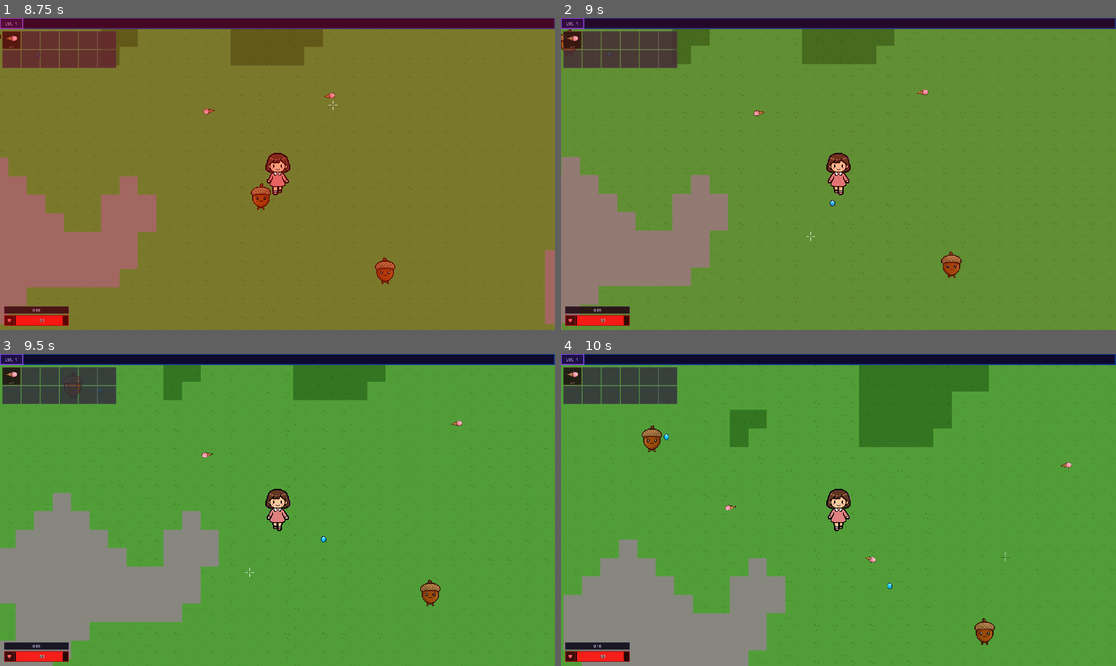
Above: before the commit, frames 1-4 (two rows, left to right).
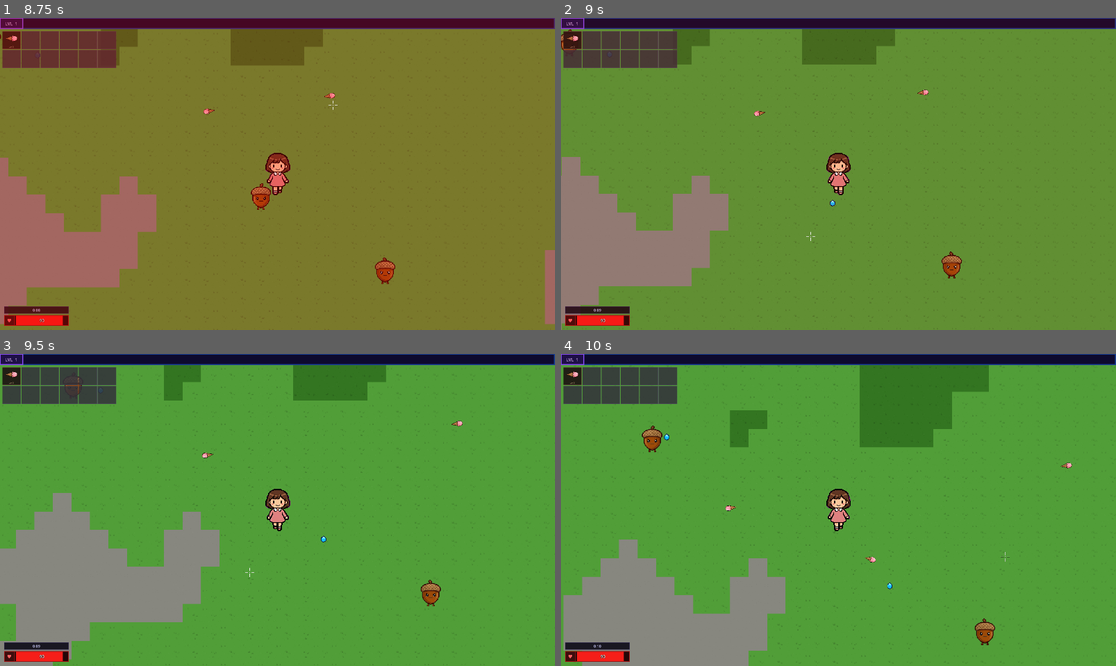
Above: after the commit, the same moments.

Repository: oguzhanaydiin/queendom-survivors
Game: Godot game, scene res://scenes/world/world.tscn
The game is run twice, just before and just after one commit, with the same random seed, the same clock (stepped at 60 frames per second) and the same inputs.
Inputs (mouse positions are in pixels of both pictures, inside the frame that each line leads up to):
- Up to frame 1 (8.75 s): tap Enter at 0.5 s; move the mouse to (399, 158) at 0.52 s; hold D (move_right) 0.53-1.28 s; move the mouse to (166, 189) at 1.27 s; hold S (move_down) 1.28-2.03 s; move the mouse to (333, 105) at 2.02 s; hold D (move_right) 2.03-2.78 s; move the mouse to (249, 236) at 2.77 s; hold W (move_up) 2.78-3.53 s; move the mouse to (444, 220) at 3.52 s; hold A (move_left) 3.53-5.03 s; move the mouse to (111, 127) at 4.27 s; move the mouse to (305, 174) at 5.02 s; hold S (move_down) 5.03-5.78 s; move the mouse to (194, 96) at 5.77 s; hold D (move_right) 5.78-6.53 s; move the mouse to (399, 158) at 6.52 s; hold W (move_up) 6.53-7.28 s; move the mouse to (166, 189) at 7.27 s; hold D (move_right) 7.28-8.03 s; move the mouse to (333, 105) at 8.02 s; hold S (move_down) from 8.03 s (still down)
- Up to frame 2 (9 s): move the mouse to (810, 236) at 8.77 s; release S (move_down) at 8.78 s; hold A (move_left) from 8.78 s (still down)
- Up to frame 3 (9.5 s): keep holding A (move_left)
- Up to frame 4 (10 s): move the mouse to (1005, 556) at 9.52 s; release A (move_left) at 9.53 s; hold W (move_up) from 9.53 s (still down)

Frame 1 is identical in both runs. In frame 2, 0.3% of the frame differs, in the area x 0-99%, y 3-100%; in frame 3, 0.6%; in frame 4, 0.6%.

Commit message:
inital for chest

Diff:
--- a/project.godot
+++ b/project.godot
@@ -20,6 +20,13 @@
 window/size/viewport_width=1920
 window/size/viewport_height=1080
 
+[layer_names]
+
+2d_physics/layer_1="player"
+2d_physics/layer_2="enemies"
+2d_physics/layer_3="weapons"
+2d_physics/layer_4="chests"
+
 [physics]
 
 3d/physics_engine="Jolt Physics"
--- a/scenes/characters/player/player.gd
+++ b/scenes/characters/player/player.gd
@@ -76,6 +76,7 @@
 var level: int = 1
 var damage_timer: float = 0.0
 var _dead: bool = false
+var _magnet_pulse_time: float = 0.0
 
 # Level-up queue so multiple XP events don't stack broken UI
 var _levelup_queue: int = 0
@@ -134,6 +135,9 @@
 		move_and_slide()
 		return
 
+	if _magnet_pulse_time > 0.0:
+		_magnet_pulse_time = maxf(0.0, _magnet_pulse_time - delta)
+
 	if damage_timer > 0:
 		damage_timer -= delta
 
@@ -189,6 +193,23 @@
 		shot.lifetime         = life
 		shot.damage           = damage
 		get_tree().current_scene.add_child(shot)
+
+func get_effective_gem_attract_radius() -> float:
+	return gem_attract_radius + (720.0 if _magnet_pulse_time > 0.0 else 0.0)
+
+
+func apply_magnet_pulse(duration_sec: float) -> void:
+	if _dead or duration_sec <= 0.0:
+		return
+	_magnet_pulse_time = maxf(_magnet_pulse_time, duration_sec)
+
+
+func heal(amount: int) -> void:
+	if _dead or amount <= 0:
+		return
+	current_hp = mini(max_hp, current_hp + amount)
+	stats_changed.emit(current_hp, max_hp, current_xp, xp_to_next_level, level)
+
 
 func take_damage(amount: int):
 	if damage_timer > 0 or _dead:
--- /dev/null
+++ b/scenes/chest/chest.gd
@@ -0,0 +1,55 @@
+extends StaticBody2D
+
+const _HEAL_SCRIPT := preload("res://scenes/pickups/heal_pickup.gd")
+const _MAGNET_SCRIPT := preload("res://scenes/pickups/magnet_pickup.gd")
+
+@export var stomp_radius: float = 52.0
+
+var _opened: bool = false
+
+
+func _ready() -> void:
+	add_to_group("chests")
+	collision_layer = 8
+	collision_mask = 0
+	z_index = 1
+
+
+func take_damage(_amount: float) -> void:
+	_open()
+
+
+func _physics_process(_delta: float) -> void:
+	if _opened:
+		return
+	var player := get_tree().get_first_node_in_group("player") as Node2D
+	if player and global_position.distance_to(player.global_position) <= stomp_radius:
+		_open()
+
+
+func _open() -> void:
+	if _opened:
+		return
+	_opened = true
+	collision_layer = 0
+	_spawn_loot()
+	queue_free()
+
+
+func _spawn_loot() -> void:
+	var parent := get_tree().current_scene
+	if not parent:
+		return
+	var count := randi_range(1, 3)
+	var base_angle := randf() * TAU
+	for i in range(count):
+		var kind := "heal" if randf() < 0.5 else "magnet"
+		var node := Node2D.new()
+		if kind == "heal":
+			node.set_script(_HEAL_SCRIPT)
+		else:
+			node.set_script(_MAGNET_SCRIPT)
+		var a := base_angle + TAU * float(i) / float(count) + randf_range(-0.25, 0.25)
+		var r := randf_range(18.0, 36.0)
+		node.global_position = global_position + Vector2(cos(a), sin(a)) * r
+		parent.add_child(node)
--- /dev/null
+++ b/scenes/chest/chest.tscn
@@ -0,0 +1,36 @@
+[gd_scene format=3 uid="uid://cp2c2ws56642e"]
+
+[ext_resource type="Script" uid="uid://byy4lutegeipp" path="res://scenes/chest/chest.gd" id="1"]
+[ext_resource type="Texture2D" uid="uid://wpd3an5giea2" path="res://assets/sprites/chest.png" id="2"]
+
+[sub_resource type="RectangleShape2D" id="RectangleShape2D_chest"]
+size = Vector2(37.956207, 30.598541)
+
+[sub_resource type="AtlasTexture" id="AtlasTexture_uih34"]
+atlas = ExtResource("2")
+region = Rect2(0, 0, 40, 32)
+
+[sub_resource type="SpriteFrames" id="SpriteFrames_m5ma0"]
+animations = [{
+"frames": [{
+"duration": 1.0,
+"texture": SubResource("AtlasTexture_uih34")
+}],
+"loop": true,
+"name": &"default",
+"speed": 5.0
+}]
+
+[node name="Chest" type="StaticBody2D" unique_id=1920048846]
+collision_layer = 8
+collision_mask = 0
+script = ExtResource("1")
+
+[node name="CollisionShape2D" type="CollisionShape2D" parent="." unique_id=1411524695]
+position = Vector2(0, -0.47999963)
+scale = Vector2(0.685, 0.685)
+shape = SubResource("RectangleShape2D_chest")
+
+[node name="AnimatedSprite2D" type="AnimatedSprite2D" parent="." unique_id=1441424595]
+position = Vector2(1, -3)
+sprite_frames = SubResource("SpriteFrames_m5ma0")
--- a/scenes/maps/enchanted_forest/enchanted_forest.gd
+++ b/scenes/maps/enchanted_forest/enchanted_forest.gd
@@ -9,6 +9,8 @@
 const TILE_SIZE   = 64  # px
 const CHUNK_SIZE  = 16  # tiles per chunk
 const RENDER_DIST = 3   # chunks around player
+
+const _CHEST_SCENE: PackedScene = preload("res://scenes/chest/chest.tscn")
 
 @onready var _tile_map: TileMapLayer = $TileMapLayer
 
@@ -73,6 +75,29 @@
 			var wty := origin.y + ty
 			var tile_id := _tile_for_noise(_noise.get_noise_2d(wtx, wty))
 			_tile_map.set_cell(Vector2i(wtx, wty), tile_id, Vector2i(0, 0))
+
+	_spawn_chests_for_chunk(chunk_coord, origin)
+
+
+func _spawn_chests_for_chunk(chunk_coord: Vector2i, origin: Vector2i) -> void:
+	var scene := get_tree().current_scene
+	if not scene:
+		return
+	var rng := RandomNumberGenerator.new()
+	rng.seed = int(hash(chunk_coord)) & 0x7FFFFFFF
+	# Many chunks load at once — keep density closer to Vampire Survivors pickups.
+	if rng.randf() > 0.14:
+		return
+	if rng.randf() > 0.34:
+		return
+	var wx := origin.x + rng.randi_range(2, CHUNK_SIZE - 3)
+	var wy := origin.y + rng.randi_range(2, CHUNK_SIZE - 3)
+	var chest := _CHEST_SCENE.instantiate()
+	chest.global_position = Vector2(
+		float(wx) * TILE_SIZE + TILE_SIZE * 0.5,
+		float(wy) * TILE_SIZE + TILE_SIZE * 0.5
+	)
+	scene.add_child(chest)
 
 
 func _player_chunk() -> Vector2i:
--- /dev/null
+++ b/scenes/pickups/heal_pickup.gd
@@ -0,0 +1,45 @@
+extends Node2D
+
+const _TEX := preload("res://assets/sprites/heal.png")
+
+@export var heal_amount: int = 28
+@export var collect_radius: float = 22.0
+@export var move_speed: float = 220.0
+
+var _attracted: bool = false
+
+
+func _ready() -> void:
+	z_index = 1
+	var s := Sprite2D.new()
+	s.texture = _TEX
+	s.scale = Vector2(0.07, 0.07)
+	add_child(s)
+
+
+func _process(delta: float) -> void:
+	var player := get_tree().get_first_node_in_group("player") as Node2D
+	if not player:
+		return
+
+	var dist: float = global_position.distance_to(player.global_position)
+
+	if dist <= collect_radius:
+		if player.has_method("heal"):
+			player.heal(heal_amount)
+		queue_free()
+		return
+
+	var attract_r: float = _attract_radius(player)
+	if not _attracted and dist <= attract_r:
+		_attracted = true
+
+	if _attracted:
+		var dir: Vector2 = (player.global_position - global_position).normalized()
+		global_position += dir * move_speed * delta
+
+
+func _attract_radius(player: Node2D) -> float:
+	if player.has_method("get_effective_gem_attract_radius"):
+		return player.get_effective_gem_attract_radius()
+	return float(player.get("gem_attract_radius"))
--- /dev/null
+++ b/scenes/pickups/magnet_pickup.gd
@@ -0,0 +1,45 @@
+extends Node2D
+
+const _TEX := preload("res://assets/sprites/magnet.png")
+
+@export var collect_radius: float = 22.0
+@export var move_speed: float = 220.0
+@export var pulse_duration: float = 4.5
+
+var _attracted: bool = false
+
+
+func _ready() -> void:
+	z_index = 1
+	var s := Sprite2D.new()
+	s.texture = _TEX
+	s.scale = Vector2(0.07, 0.07)
+	add_child(s)
+
+
+func _process(delta: float) -> void:
+	var player := get_tree().get_first_node_in_group("player") as Node2D
+	if not player:
+		return
+
+	var dist: float = global_position.distance_to(player.global_position)
+
+	if dist <= collect_radius:
+		if player.has_method("apply_magnet_pulse"):
+			player.apply_magnet_pulse(pulse_duration)
+		queue_free()
+		return
+
+	var attract_r: float = _attract_radius(player)
+	if not _attracted and dist <= attract_r:
+		_attracted = true
+
+	if _attracted:
+		var dir: Vector2 = (player.global_position - global_position).normalized()
+		global_position += dir * move_speed * delta
+
+
+func _attract_radius(player: Node2D) -> float:
+	if player.has_method("get_effective_gem_attract_radius"):
+		return player.get_effective_gem_attract_radius()
+	return float(player.get("gem_attract_radius"))
--- a/scenes/weapons/candy_cane_sweep/candy_cane_sweep.gd
+++ b/scenes/weapons/candy_cane_sweep/candy_cane_sweep.gd
@@ -34,5 +34,4 @@
 	fade.tween_callback(queue_free)
 
 func _on_body_entered(body: Node2D) -> void:
-	if body.is_in_group("enemies") and body.has_method("take_damage"):
-		body.take_damage(damage)
+	WeaponHitHelper.deal_weapon_damage(body, damage)
--- a/scenes/weapons/candy_cane_sweep/candy_cane_sweep.tscn
+++ b/scenes/weapons/candy_cane_sweep/candy_cane_sweep.tscn
@@ -9,7 +9,7 @@
 
 [node name="CandyCaneSweep" type="Area2D"]
 collision_layer = 4
-collision_mask = 2
+collision_mask = 10
 script = ExtResource("1")
 
 [node name="CollisionShape2D" type="CollisionShape2D" parent="."]
--- a/scenes/weapons/cotton_candy_aura/cotton_candy_aura.gd
+++ b/scenes/weapons/cotton_candy_aura/cotton_candy_aura.gd
@@ -59,9 +59,8 @@
 func _run_tick() -> void:
 	var hit_any := false
 	for body in get_overlapping_bodies():
-		if body.is_in_group("enemies") and body.has_method("take_damage"):
+		if WeaponHitHelper.deal_weapon_damage(body, damage):
 			hit_any = true
-			body.take_damage(damage)
 	_play_pulse(hit_any)
 
 
--- a/scenes/weapons/cotton_candy_aura/cotton_candy_aura.tscn
+++ b/scenes/weapons/cotton_candy_aura/cotton_candy_aura.tscn
@@ -10,7 +10,7 @@
 z_index = 40
 z_as_relative = false
 collision_layer = 4
-collision_mask = 2
+collision_mask = 10
 script = ExtResource("1")
 
 [node name="CollisionShape2D" type="CollisionShape2D" parent="."]
--- a/scenes/weapons/ice_cream_shot/ice_cream_shot.gd
+++ b/scenes/weapons/ice_cream_shot/ice_cream_shot.gd
@@ -13,6 +13,5 @@
 	position += direction * speed * delta
 
 func _on_body_entered(body: Node2D) -> void:
-	if body.is_in_group("enemies") and body.has_method("take_damage"):
-		body.take_damage(damage)
+	if WeaponHitHelper.deal_weapon_damage(body, damage):
 		queue_free()
--- a/scenes/weapons/ice_cream_shot/ice_cream_shot.tscn
+++ b/scenes/weapons/ice_cream_shot/ice_cream_shot.tscn
@@ -8,7 +8,7 @@
 
 [node name="IceCreamShot" type="Area2D"]
 collision_layer = 4
-collision_mask = 2
+collision_mask = 10
 script = ExtResource("1")
 
 [node name="CollisionShape2D" type="CollisionShape2D" parent="."]
--- a/scenes/weapons/lollipop_orb/lollipop_orb.gd
+++ b/scenes/weapons/lollipop_orb/lollipop_orb.gd
@@ -6,5 +6,4 @@
 	body_entered.connect(_on_body_entered)
 
 func _on_body_entered(body: Node2D) -> void:
-	if body.is_in_group("enemies") and body.has_method("take_damage"):
-		body.take_damage(damage)
+	WeaponHitHelper.deal_weapon_damage(body, damage)
--- a/scenes/weapons/lollipop_orb/lollipop_orb.tscn
+++ b/scenes/weapons/lollipop_orb/lollipop_orb.tscn
@@ -9,7 +9,7 @@
 
 [node name="LollipopOrb" type="Area2D"]
 collision_layer = 4
-collision_mask = 2
+collision_mask = 10
 script = ExtResource("1")
 
 [node name="CollisionShape2D" type="CollisionShape2D" parent="."]
--- a/scenes/weapons/rock_candy_shard/rock_candy_shard.gd
+++ b/scenes/weapons/rock_candy_shard/rock_candy_shard.gd
@@ -13,6 +13,5 @@
 	position += direction * speed * delta
 
 func _on_body_entered(body: Node2D) -> void:
-	if body.is_in_group("enemies") and body.has_method("take_damage"):
-		body.take_damage(damage)
+	if WeaponHitHelper.deal_weapon_damage(body, damage):
 		queue_free()
--- a/scenes/weapons/rock_candy_shard/rock_candy_shard.tscn
+++ b/scenes/weapons/rock_candy_shard/rock_candy_shard.tscn
@@ -9,7 +9,7 @@
 
 [node name="RockCandyShard" type="Area2D"]
 collision_layer = 4
-collision_mask = 2
+collision_mask = 10
 script = ExtResource("1")
 
 [node name="CollisionShape2D" type="CollisionShape2D" parent="."]
--- a/scenes/weapons/toffee_bomb/toffee_bomb.gd
+++ b/scenes/weapons/toffee_bomb/toffee_bomb.gd
@@ -60,6 +60,9 @@
 	for enemy in get_tree().get_nodes_in_group("enemies"):
 		if is_instance_valid(enemy) and boom_pos.distance_to(enemy.global_position) <= explosion_radius:
 			enemy.take_damage(damage)
+	for chest in get_tree().get_nodes_in_group("chests"):
+		if is_instance_valid(chest) and boom_pos.distance_to(chest.global_position) <= explosion_radius:
+			WeaponHitHelper.deal_weapon_damage(chest, damage)
 
 	# Expanding explosion ring
 	var ring := Node2D.new()
--- /dev/null
+++ b/scenes/weapons/weapon_hit_helper.gd
@@ -0,0 +1,14 @@
+class_name WeaponHitHelper
+extends RefCounted
+## Shared hit rules for projectiles / melee so chests and enemies stay in sync.
+
+static func deal_weapon_damage(body: Node2D, damage: float) -> bool:
+	if not body.has_method("take_damage"):
+		return false
+	if body.is_in_group("enemies"):
+		body.take_damage(damage)
+		return true
+	if body.is_in_group("chests"):
+		body.take_damage(damage)
+		return true
+	return false
--- a/scenes/xp_gem/xp_gem.gd
+++ b/scenes/xp_gem/xp_gem.gd
@@ -21,7 +21,11 @@
 		queue_free()
 		return
 
-	if not _attracted and dist <= player.gem_attract_radius:
+	var attract_r: float = player.gem_attract_radius
+	if player.has_method("get_effective_gem_attract_radius"):
+		attract_r = player.get_effective_gem_attract_radius()
+
+	if not _attracted and dist <= attract_r:
 		_attracted = true
 
 	if _attracted:
Binary file added: assets/sprites/chest.png
Not shown, added: assets/sprites/chest.png.import
Binary file added: assets/sprites/heal.png
Not shown, added: assets/sprites/heal.png.import
Binary file added: assets/sprites/magnet.png
Not shown, added: assets/sprites/magnet.png.import
Not shown, added: scenes/chest/chest.gd.uid
Not shown, added: scenes/pickups/heal_pickup.gd.uid
Not shown, added: scenes/pickups/magnet_pickup.gd.uid
Not shown, added: scenes/weapons/weapon_hit_helper.gd.uid
